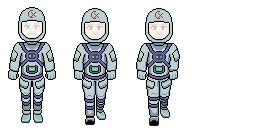
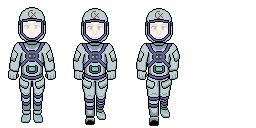
Comparing the layer stacks of the two 256 x 128 images. Changes:
painted on "glas" over [21, 20, 43, 39]
painted on "helmet" over [19, 18, 45, 41]
painted on "glas copy" over [84, 21, 106, 40]
painted on "head" over [82, 17, 108, 42]
painted on "glas copy #1" over [148, 21, 170, 40]
painted on "head copy #3" over [146, 17, 172, 42]
